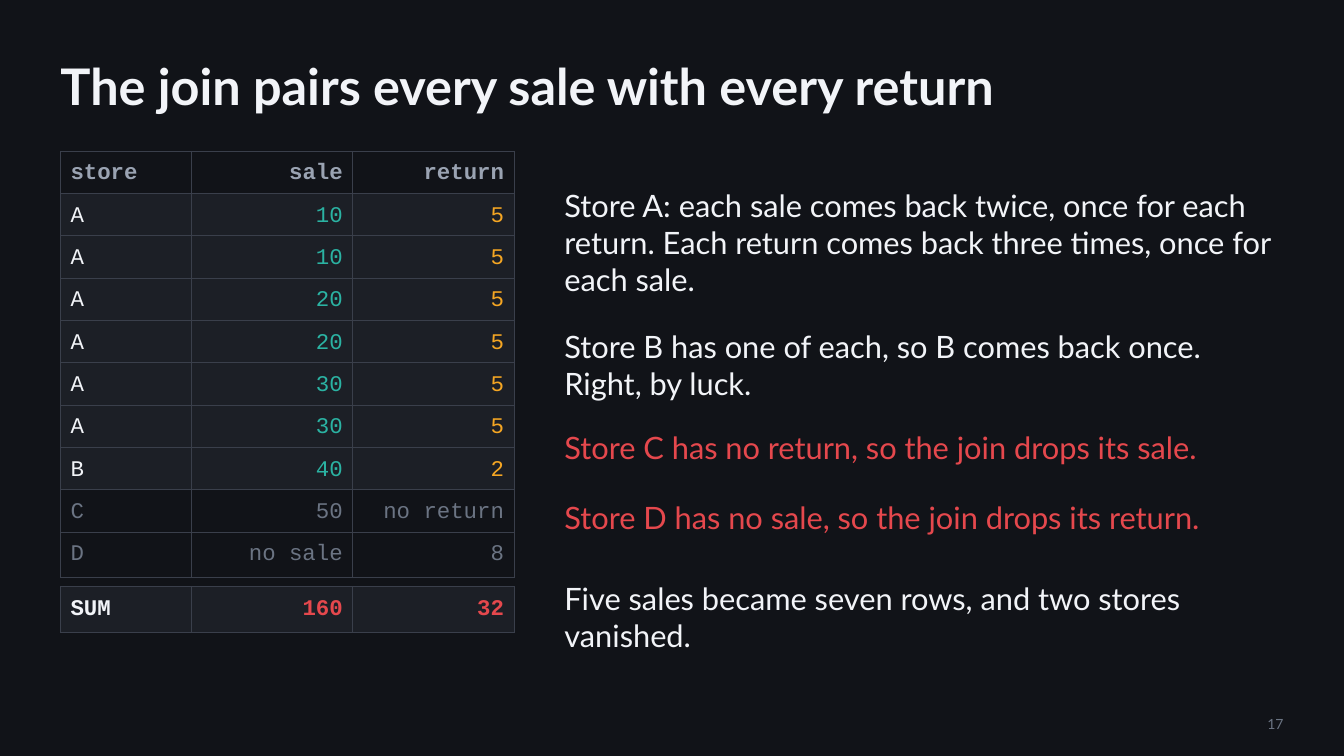
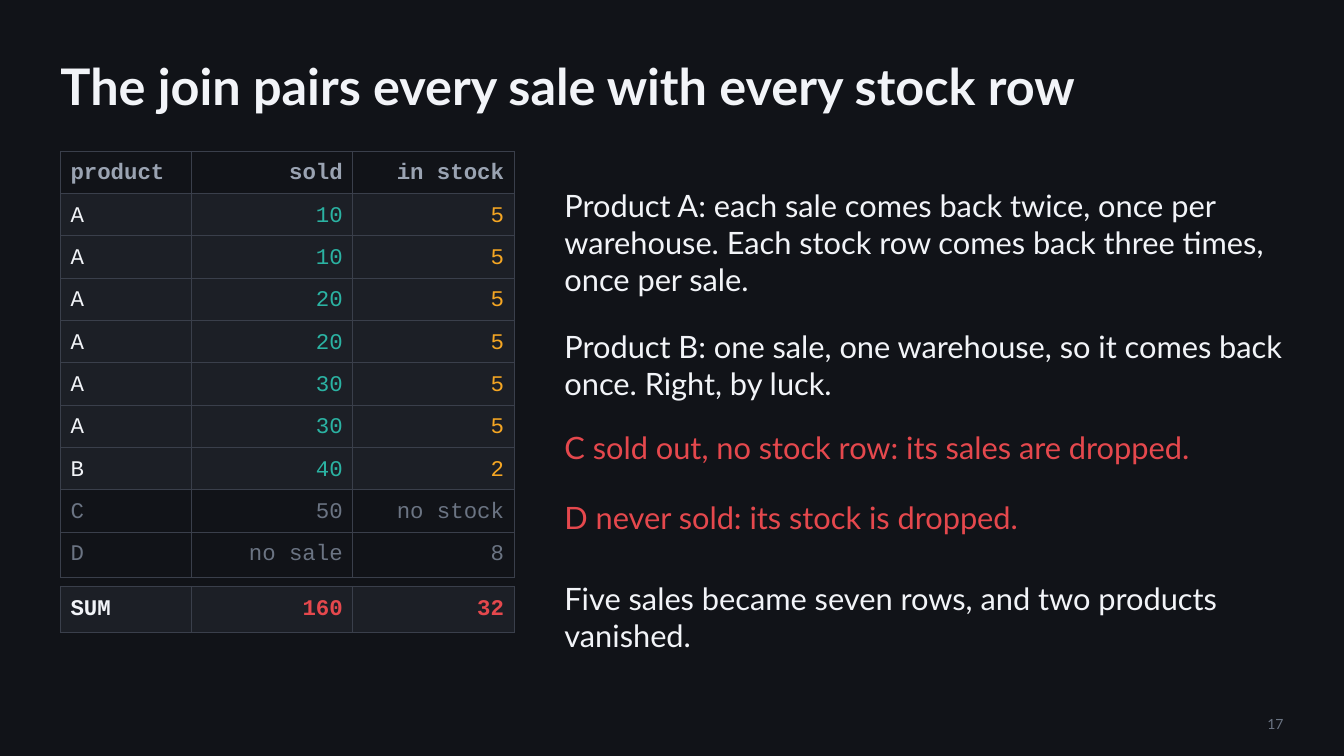
Before and after one commit to djouallah/presentations, a slide deck: slide 17 of analytics-as-code/analytics-as-code.pptx. Drawn at 1344x756 pixels with LibreOffice and Linux fonts; fonts in the diff are those of the drawing. Boxes give left, top, right and bottom in pixels: in the first picture for what was removed or moved away, otherwise in the second. Text is boxed around its words. In the diff, an @@ line names an element or a change of style, - is before the commit and + after.

```diff
--- a/analytics-as-code/analytics-as-code.pptx
+++ b/analytics-as-code/analytics-as-code.pptx
@@ title at [60,67,1075,114]: text changed @@
-The join pairs every sale with every return
+The join pairs every sale with every stock row
@@ table at [60,151,514,194] @@
-row 1: store | sale | return
+row 1: product | sold | in stock
@@ text at [564,194,1264,297]: text changed @@
-Store A: each sale comes back twice, once for each return. Each return comes back three times, once for each sale.
+Product A: each sale comes back twice, once per warehouse. Each stock row comes back three times, once per sale.
@@ text at [564,335,1282,401]: text changed @@
-Store B has one of each, so B comes back once. Right, by luck.
+Product B: one sale, one warehouse, so it comes back once. Right, by luck.
@@ text at [564,436,1189,465]: text changed @@
-Store C has no return, so the join drops its sale.
+C sold out, no stock row: its sales are dropped.
@@ table at [60,490,514,532] @@
-row 1, column 3: no return
+row 1, column 3: no stock
@@ text at [564,506,1018,535]: text changed @@
-Store D has no sale, so the join drops its return.
+D never sold: its stock is dropped.
@@ text at [564,587,1217,648]: text changed @@
-Five sales became seven rows, and two stores vanished.
+Five sales became seven rows, and two products vanished.
```
Also in this commit, not shown: 3 other slides changed, 2 other files.
